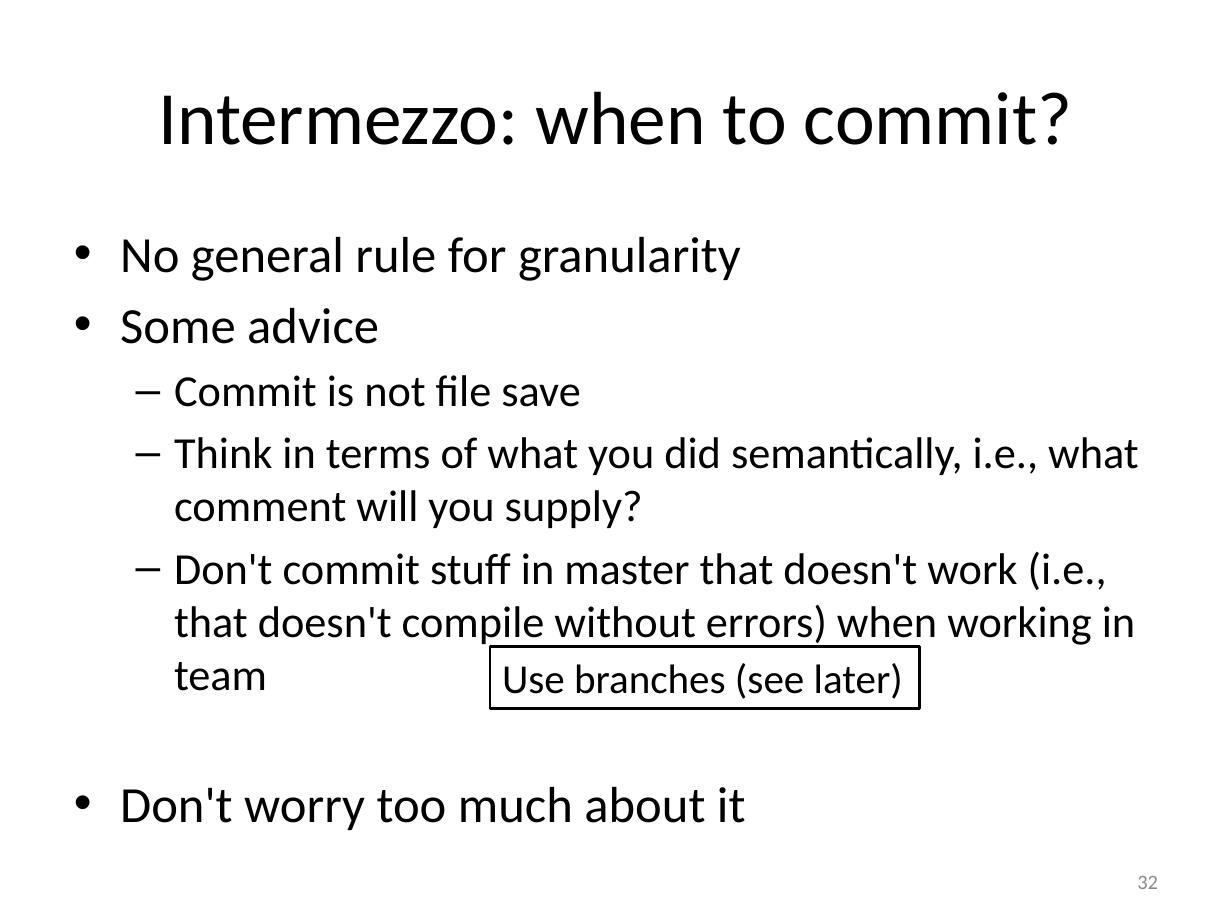
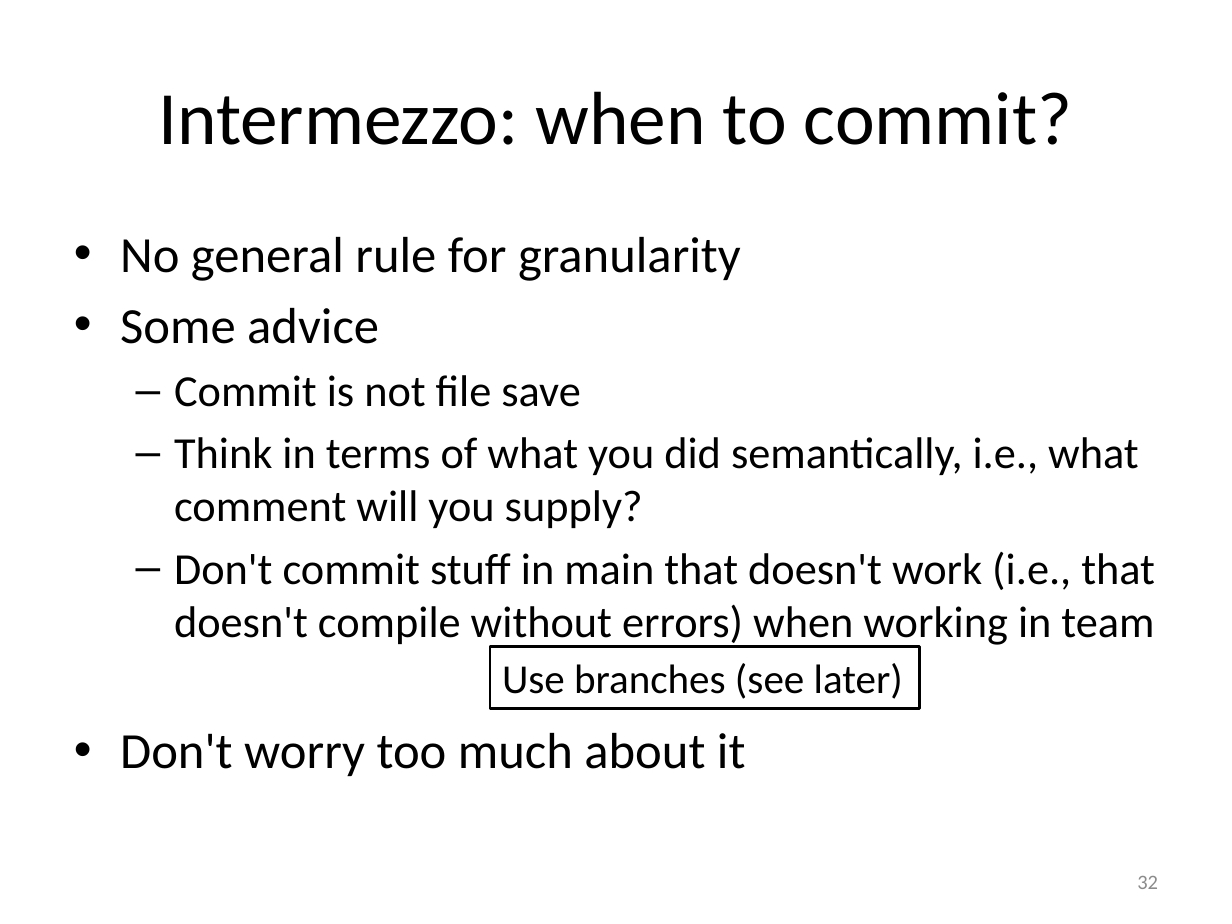
Before and after one commit to gjbex/Version-control-with-git, a slide deck: slide 32 of version_control_git.pptx. Drawn at 1232x924 pixels with LibreOffice and Linux fonts; fonts in the diff are those of the drawing. Boxes give left, top, right and bottom in pixels: in the first picture for what was removed or moved away, otherwise in the second. Text is boxed around its words. In the diff, an @@ line names an element or a change of style, - is before the commit and + after.

Commit message:
Change master to main branch
* Both Github and Gitlab now use `main` rather than `master` by default.

```diff
--- a/version_control_git.pptx
+++ b/version_control_git.pptx
@@ text at (174,552,1155,648): text changed @@
-  – Don't commit stuff in master that doesn't work (i.e., that doesn't compile without errors) when working in team
+  – Don't commit stuff in main that doesn't work (i.e., that doesn't compile without errors) when working in team
```
Also in this commit, not shown: 13 other slides changed.
